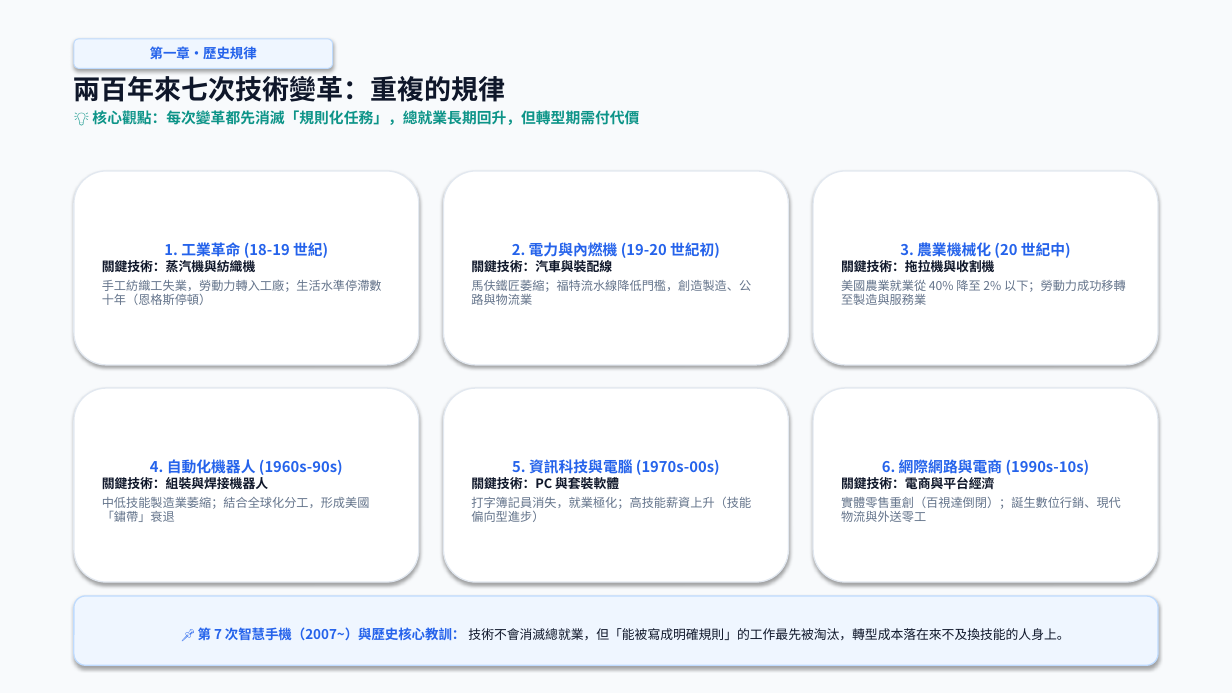
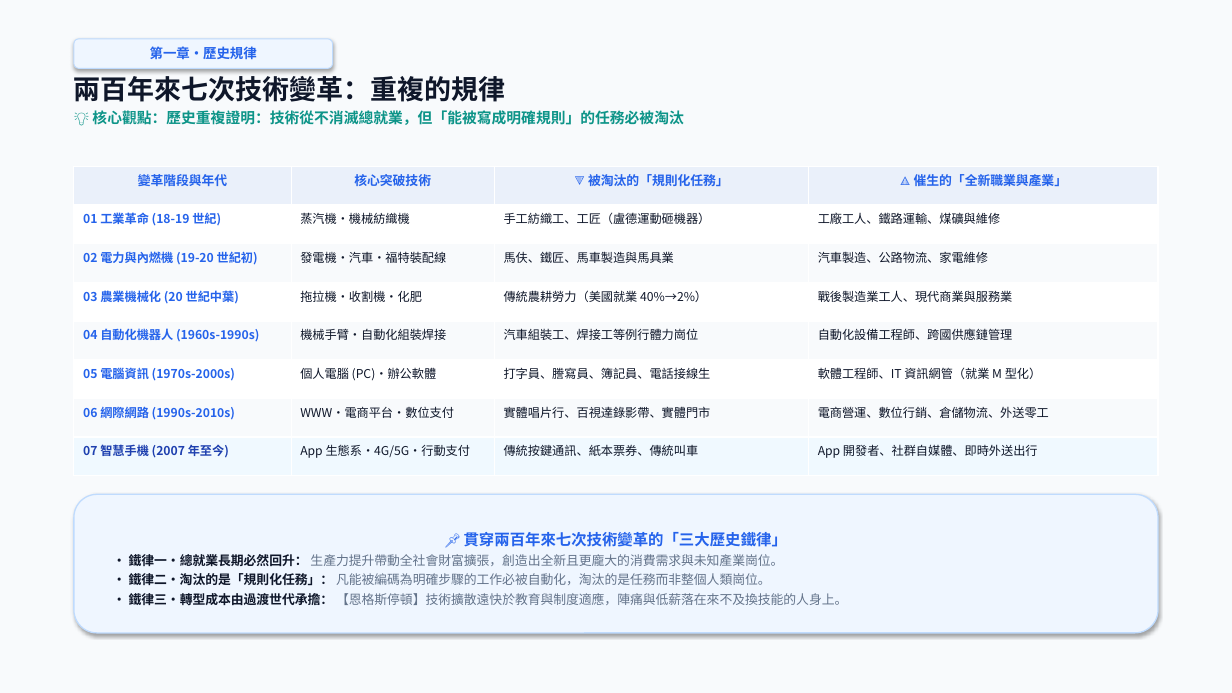
Before and after one commit to ZoeChengYu/2026F_information_and_life, a slide deck: slide 6 of 期中報告_ver.Gemini.1.0.1.pptx (slide 4 before the commit). Drawn at 1232x693 pixels with LibreOffice and Linux fonts; fonts in the diff are those of the drawing. Boxes give left, top, right and bottom in pixels: in the first picture for what was removed or moved away, otherwise in the second. Text is boxed around its words. In the diff, an @@ line names an element or a change of style, - is before the commit and + after.

```diff
--- a/期中報告_ver.Gemini.1.0.1.pptx
+++ b/期中報告_ver.Gemini.1.0.1.pptx
@@ text at [92,110,683,125]: text changed @@
-💡 核心觀點：每次變革都先消滅「規則化任務」，總就業長期回升，但轉型期需付代價
+💡 核心觀點：歷史重複證明：技術從不消滅總就業，但「能被寫成明確規則」的任務必被淘汰
@@ rounded rectangle removed at [74,171,419,365] @@
-1. 工業革命 (18-19 世紀)
-關鍵技術：蒸汽機與紡織機
-手工紡織工失業，勞動力轉入工廠；生活水準停滯數十年（恩格斯停頓）
@@ table added at [74,166,1158,476], 8 rows, 4 columns @@
+變革階段與年代 | 核心突破技術 | 🔻 被淘汰的「規則化任務」 | 🔺 催生的「全新職業與產業」
+01 工業革命 (18-19 世紀) | 蒸汽機・機械紡織機 | 手工紡織工、工匠（盧德運動砸機器） | 工廠工人、鐵路運輸、煤礦與維修
+02 電力與內燃機 (19-20 世紀初) | 發電機・汽車・福特裝配線 | 馬伕、鐵匠、馬車製造與馬具業 | 汽車製造、公路物流、家電維修
+03 農業機械化 (20 世紀中葉) | 拖拉機・收割機・化肥 | 傳統農耕勞力（美國就業 40%→2%） | 戰後製造業工人、現代商業與服務業
+04 自動化機器人 (1960s-1990s) | 機械手臂・自動化組裝焊接 | 汽車組裝工、焊接工等例行體力崗位 | 自動化設備工程師、跨國供應鏈管理
+05 電腦資訊 (1970s-2000s) | 個人電腦 (PC)・辦公軟體 | 打字員、謄寫員、簿記員、電話接線生 | 軟體工程師、IT 資訊網管（就業 M 型化）
+06 網際網路 (1990s-2010s) | WWW・電商平台・數位支付 | 實體唱片行、百視達錄影帶、實體門市 | 電商營運、數位行銷、倉儲物流、外送零工
+07 智慧手機 (2007 年至今) | App 生態系・4G/5G・行動支付 | 傳統按鍵通訊、紙本票券、傳統叫車 | App 開發者、社群自媒體、即時外送出行
@@ rounded rectangle removed at [444,171,788,365] @@
-2. 電力與內燃機 (19-20 世紀初)
-關鍵技術：汽車與裝配線
-馬伕鐵匠萎縮；福特流水線降低門檻，創造製造、公路與物流業
@@ rounded rectangle removed at [813,171,1158,365] @@
-3. 農業機械化 (20 世紀中)
-關鍵技術：拖拉機與收割機
-美國農業就業從 40% 降至 2% 以下；勞動力成功移轉至製造與服務業
@@ rounded rectangle removed at [74,388,419,582] @@
-4. 自動化機器人 (1960s-90s)
-關鍵技術：組裝與焊接機器人
-中低技能製造業萎縮；結合全球化分工，形成美國「鏽帶」衰退
@@ rounded rectangle removed at [444,388,788,582] @@
-5. 資訊科技與電腦 (1970s-00s)
-關鍵技術：PC 與套裝軟體
-打字簿記員消失，就業極化；高技能薪資上升（技能偏向型進步）
@@ rounded rectangle removed at [813,388,1158,582] @@
-6. 網際網路與電商 (1990s-10s)
-關鍵技術：電商與平台經濟
-實體零售重創（百視達倒閉）；誕生數位行銷、現代物流與外送零工
@@ rounded rectangle added at [74,494,1158,633], fill #EFF6FF, outline #BFDBFE 1 pt, 10 pt, text #64748B @@
+📌 貫穿兩百年來七次技術變革的「三大歷史鐵律」
+• 鐵律一・總就業長期必然回升： 生產力提升帶動全社會財富擴張，創造出全新且更龐大的消費需求與未知產業崗位。
+• 鐵律二・淘汰的是「規則化任務」： 凡能被編碼為明確步驟的工作必被自動化，淘汰的是任務而非整個人類崗位。
+• 鐵律三・轉型成本由過渡世代承擔： 【恩格斯停頓】技術擴散遠快於教育與制度適應，陣痛與低薪落在來不及換技能的人身上。
@@ rounded rectangle removed at [74,596,1158,665] @@
-📌 第 7 次智慧手機（2007~）與歷史核心教訓： 技術不會消滅總就業，但「能被寫成明確規則」的工作最先被淘汰，轉型成本落在來不及換技能的人身上。
```
Also in this commit, not shown: 2 slides added, 1 other file.
